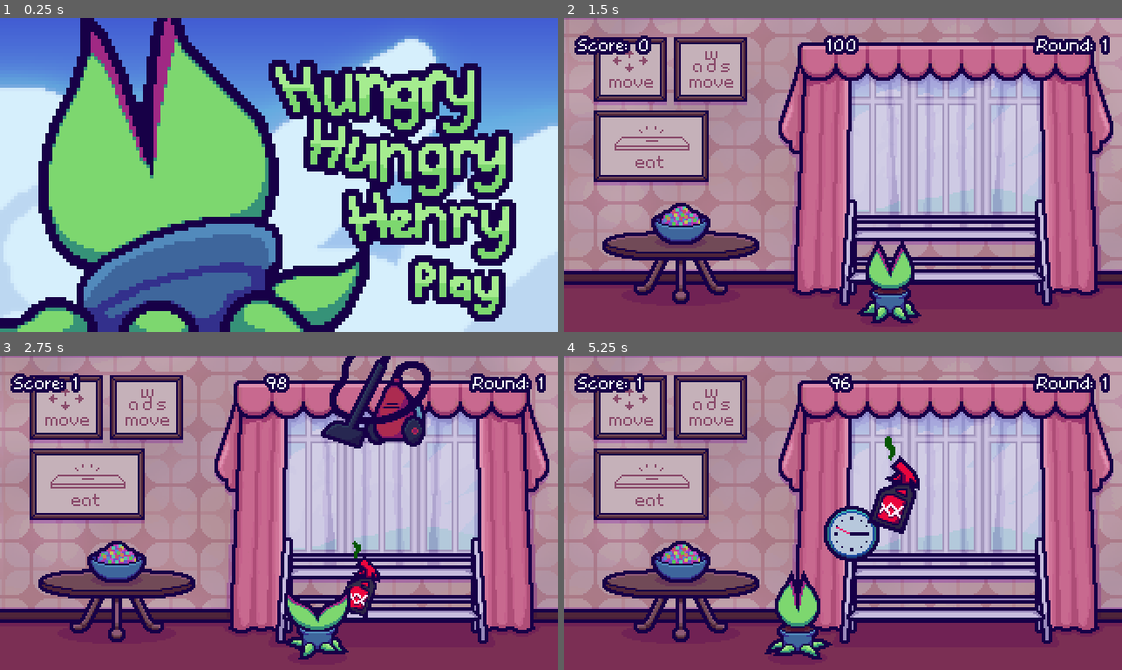
Above: before the commit, frames 1-4 (two rows, left to right).
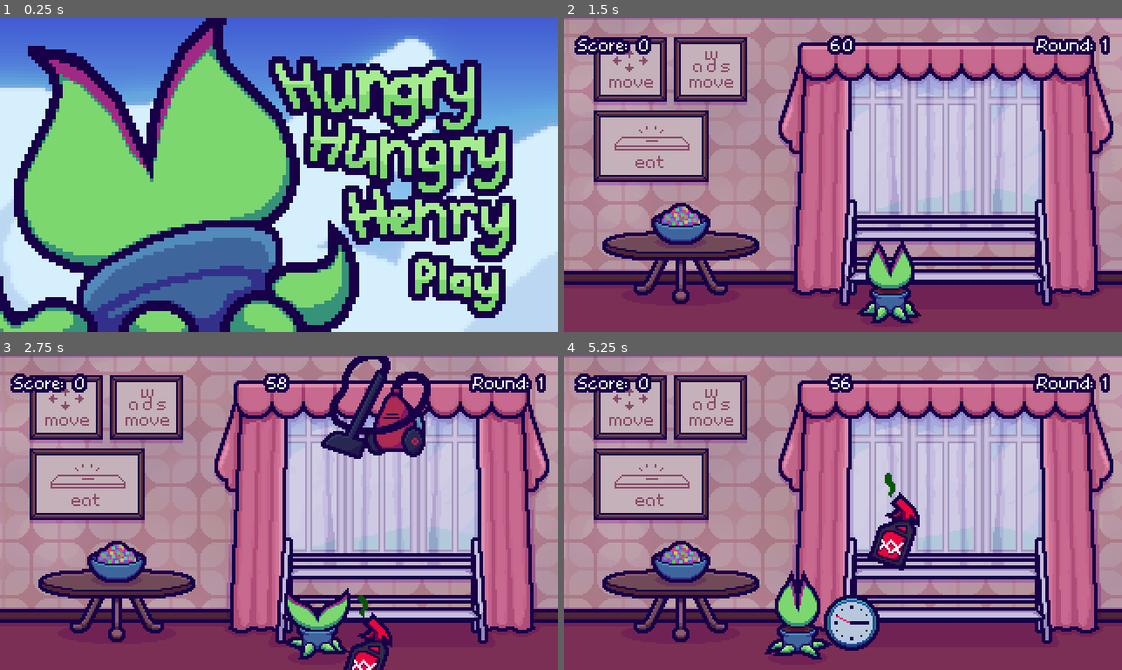
Above: after the commit, the same moments.

Repository: Viabyte/Hungry-Hungry-Henry
Game: Godot game, scene res://Scene/TitleMenu.tscn
Same seed, same stepped clock (60 frames per second), same inputs: the game is played once before the commit and once after it.
Inputs (mouse positions are in pixels of both pictures, inside the frame that each line leads up to):
- Up to frame 1 (0.25 s): no input
- Up to frame 2 (1.5 s): click (1021, 281) at 0.5 s; tap Enter (ui_accept) at 1.25 s; hold Right (ui_right) from 1.28 s (still down)
- Up to frame 3 (2.75 s): tap Enter (ui_accept) at 1.52, 2.27 s; release Right (ui_right) at 2.03 s; hold Left (ui_left) from 2.03 s (still down)
- Up to frame 4 (5.25 s): release Left (ui_left) at 2.78 s; hold Right (ui_right) 2.78-4.28 s; tap Enter (ui_accept) at 3.77, 4.52 s; hold Left (ui_left) from 4.28 s (still down)

The runs differ from the first frame. In frame 1, 23% of the frame differs, in the area x 0-93%, y 0-100%; in frame 2, 0.2%; in frame 3, 5.0%; in frame 4, 4.6%.

Commit message:
Add files via upload

Diff:
--- a/TestingGround/Scene/TitleMenu.tscn
+++ b/TestingGround/Scene/TitleMenu.tscn
@@ -103,18 +103,21 @@
 [node name="Sprite" type="AnimatedSprite" parent="."]
 scale = Vector2( 2, 2 )
 frames = SubResource( 11 )
+frame = 3
 playing = true
 centered = false
 
 [node name="AnimatedSprite" type="AnimatedSprite" parent="."]
 scale = Vector2( 2, 2 )
 frames = SubResource( 14 )
+frame = 1
 playing = true
 centered = false
 
 [node name="AnimatedSprite2" type="AnimatedSprite" parent="."]
 scale = Vector2( 2, 2 )
 frames = SubResource( 17 )
+frame = 1
 playing = true
 centered = false
 
--- a/TestingGround/Script/Actor/Item.gd
+++ b/TestingGround/Script/Actor/Item.gd
@@ -26,7 +26,7 @@
 func _process(_delta):
 	match state:
 		0:
-			global_position.y += speed
+			global_position.y += (speed + DataManager.fall_mod)
 			if global_position.y >= 216:
 				queue_free()
 		1:
--- a/TestingGround/Script/DataManager.gd
+++ b/TestingGround/Script/DataManager.gd
@@ -11,6 +11,8 @@
 	PRINTER,
 	KILLER
 }
+
+var fall_mod := 0.5
 
 var clock_count := 0
 var tv_count := 0
@@ -41,8 +43,9 @@
 signal achieve6
 
 signal make_clone
+signal died
 
-onready var ui: Control = UI.instance()
+onready var ui: Control
 onready var music := AudioStreamPlayer.new()
 onready var sound := AudioStreamPlayer.new()
 
@@ -50,13 +53,24 @@
 var rounds := 1
 
 var player_position := Vector2.ZERO
-var time := 100.0
+var time := 60.0
 
 func _ready():
 	add_child(music)
 	add_child(sound)
 
 	music.volume_db = -4
+
+func remove_ui():
+	if has_node("UI"):
+		ui.queue_free()
+		time = 60
+
+func new_ui():
+	if has_node("UI"):
+		return
+	ui = UI.instance()
+	add_child(ui)
 
 func play_music(path: String):
 	music.stream = load("res://Audio/Music/" + path + ".wav")
@@ -104,7 +118,11 @@
 		time -= 1
 	if time <= 0:
 		rounds += 1
-		time = 100
+		if rounds >= 4:
+			remove_ui()
+			return
+		fall_mod += 0.5
+		time = 60
 		var mod_count := 0
 		var mods := [clock_mod, tv_mod, skate_mod, vacuum_mod, printer_mod]
 		for i in mods:
@@ -151,6 +169,14 @@
 		"KILLER":
 			killer_count += 1
 
+			var mod_count := 0
+			var mods := [clock_mod, tv_mod, skate_mod, vacuum_mod, printer_mod]
+			for i in mods:
+				if i > 0:
+					mod_count += 1
+			if mod_count == 0:
+				emit_signal("died")
+
 			clock_mod -= 1
 			tv_mod -= 1
 			skate_mod -= 1
@@ -167,9 +193,3 @@
 			vacuum_mod = clamp(vacuum_mod, 0, 3)
 # warning-ignore:narrowing_conversion
 			printer_mod = clamp(printer_mod, 0, 3)
-
-			print(clock_mod)
-			print(tv_mod)
-			print(skate_mod)
-			print(vacuum_mod)
-			print(printer_mod)
--- a/TestingGround/Script/TitleMenu.gd
+++ b/TestingGround/Script/TitleMenu.gd
@@ -4,5 +4,5 @@
 	DataManager.play_music("plant_in_a_hurry")
 
 func _on_Button_pressed():
-	DataManager.add_child(DataManager.ui)
+	DataManager.new_ui()
 	var _err = get_tree().change_scene("res://Scene/WindowSeal.tscn")
--- a/TestingGround/Script/WindowSeal.gd
+++ b/TestingGround/Script/WindowSeal.gd
@@ -20,6 +20,15 @@
 	DataManager.connect_achievements(self)
 	timer.start()
 	var _err = DataManager.connect("make_clone", self, "_on_make_clone")
+	_err = DataManager.connect("died", self, "_on_died")
+
+func _process(_delta):
+	if DataManager.rounds >= 4:
+		_on_died()
+
+func _on_died():
+	DataManager.remove_ui()
+	var _err = get_tree().change_scene("res://Scene/TitleMenu.tscn")
 
 func _on_Timer_timeout():
 	new_item(int(DataManager.random(0, DataManager.POWER.size())))
